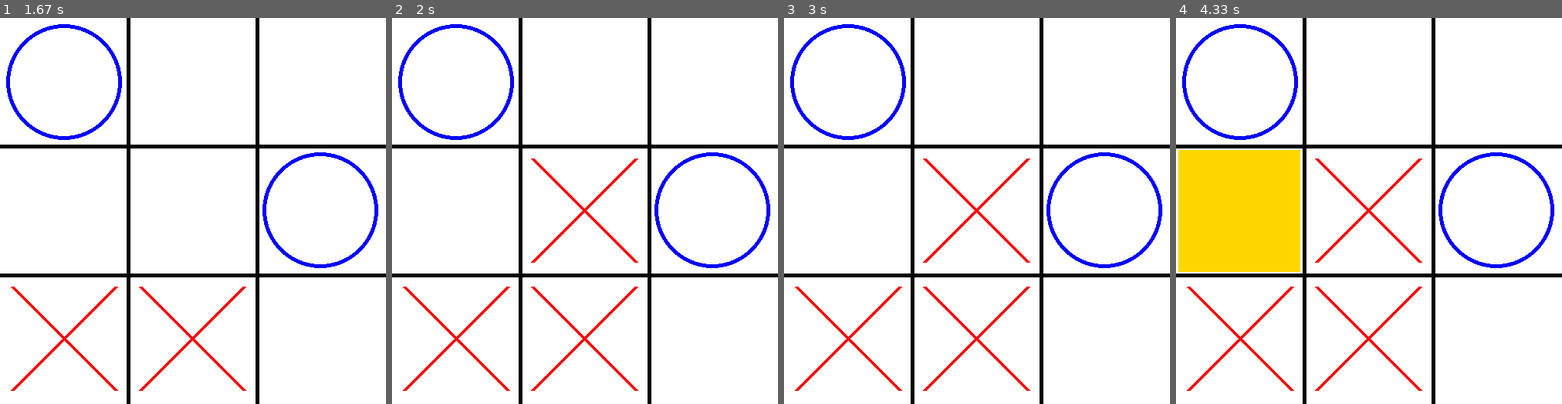
Above: before the commit, frames 1-4 (left to right).
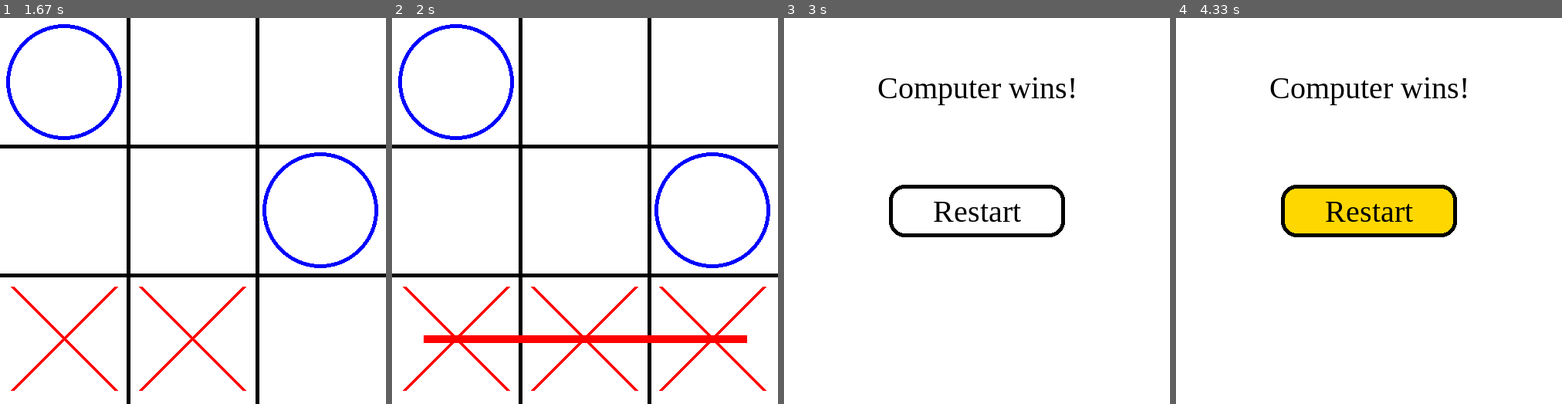
Above: after the commit, the same moments.

Repository: Onur15/Prototype_Games
Game: pygame game, started from tic tac toe AI.py
The game is run twice, just before and just after one commit, with the same random seed, the same clock (stepped at 60 frames per second) and the same inputs.
Inputs (mouse positions are in pixels of both pictures, inside the frame that each line leads up to):
- Up to frame 1 (1.67 s): click (115, 191) at 0.38 s; click (88, 129) at 0.8 s; click (293, 241) at 1.25 s
- Up to frame 2 (2 s): no input
- Up to frame 3 (3 s): click (1119, 265) at 2.98 s
- Up to frame 4 (4.33 s): move the mouse to (1280, 218) at 4.13 s

Frame 1 is identical in both runs. In frame 2, 2.6% of the frame differs, in the area x 8-97%, y 36-97%; in frame 3, 9.5%; in frame 4, 22%, in the area x 0-100%, y 0-100%.

Commit message:
Moved to another repository

Diff:
--- a/tic tac toe AI.py
+++ b/tic tac toe AI.py
@@ -202,7 +202,7 @@
                 pygame.display.update()
                 # Loop for player to press restart
                 while True:
-                     for event in pygame.event.get():
+                    for event in pygame.event.get():
                         self.handle_events(event)
                         pygame.display.update()
 
@@ -437,25 +437,25 @@
                     return self.player
         diag_list = [self.board[i][i] for i in range(3)]
         if diag_list.count(" ") == 1:
-                diag_list.remove(" ")
-                if len(set(diag_list)) == 1 and diag_list[0] == self.player:
-                    return self.player
+            diag_list.remove(" ")
+            if len(set(diag_list)) == 1 and diag_list[0] == self.player:
+                return self.player
         diag_list = [self.board[i][2-i] for i in range(3)]
         if diag_list.count(" ") == 1:
-                diag_list.remove(" ")
-                if len(set(diag_list)) == 1 and diag_list[0] == self.player:
-                    return self.player
+            diag_list.remove(" ")
+            if len(set(diag_list)) == 1 and diag_list[0] == self.player:
+                return self.player
         return None
 
-    def minimax(self, depth : int, maximizingPlayer : bool): # Minimax Algorithm
+    def minimax(self, depth : int, alpha, beta, maximizingPlayer : bool): # Minimax Algorithm with alpha-beta pruning
         if self.depth == 0 and random.randint(1, 5) == 1: # Level Easy: 20% random
             return random.choice((0, 1, -1))
 
         if self.check_winner(not self.player)[0]:
-            return 1
+            return depth + 1
 
         if self.check_winner(self.player)[0]:
-            return -1
+            return - depth - 1
 
         if len(self.avaliable_moves()) == 0:
             return 0
@@ -472,9 +472,12 @@
             best_score = -float("inf")
             for move in self.avaliable_moves():
                 self.board[move[1]][move[0]] = maximizingPlayer
-                score = self.minimax(depth - 1, not maximizingPlayer)
+                score = self.minimax(depth - 1, alpha, beta, not maximizingPlayer)
                 self.board[move[1]][move[0]] = " "
                 best_score = max(best_score, score)
+                alpha = max(alpha, score)
+                if beta <= alpha:
+                    break
             return best_score
 
         # Opponent's perspective
@@ -482,9 +485,12 @@
             best_score = float("inf")
             for move in self.avaliable_moves():
                 self.board[move[1]][move[0]] = maximizingPlayer
-                score = self.minimax(depth - 1, not maximizingPlayer)
+                score = self.minimax(depth - 1, alpha, beta, not maximizingPlayer)
                 self.board[move[1]][move[0]] = " "
                 best_score = min(best_score, score)
+                beta = min(beta, score)
+                if beta <= alpha:
+                    break
             return best_score
 
     def find_best_move(self, symbol : bool):
@@ -497,7 +503,7 @@
         best_score = -float("inf")
         for move in self.avaliable_moves():
             self.board[move[1]][move[0]] = symbol
-            score = self.minimax(self.depth, not symbol)
+            score = self.minimax(self.depth, -float("inf"), float("inf"), not symbol)
             # print(move, score)
             self.board[move[1]][move[0]] = " "
             # Selecting moves that has highest score
